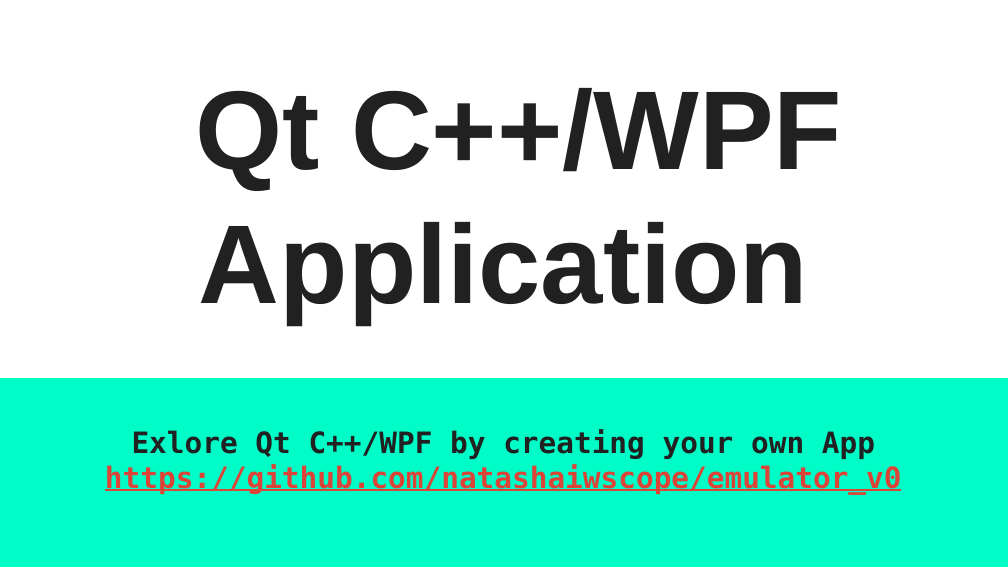
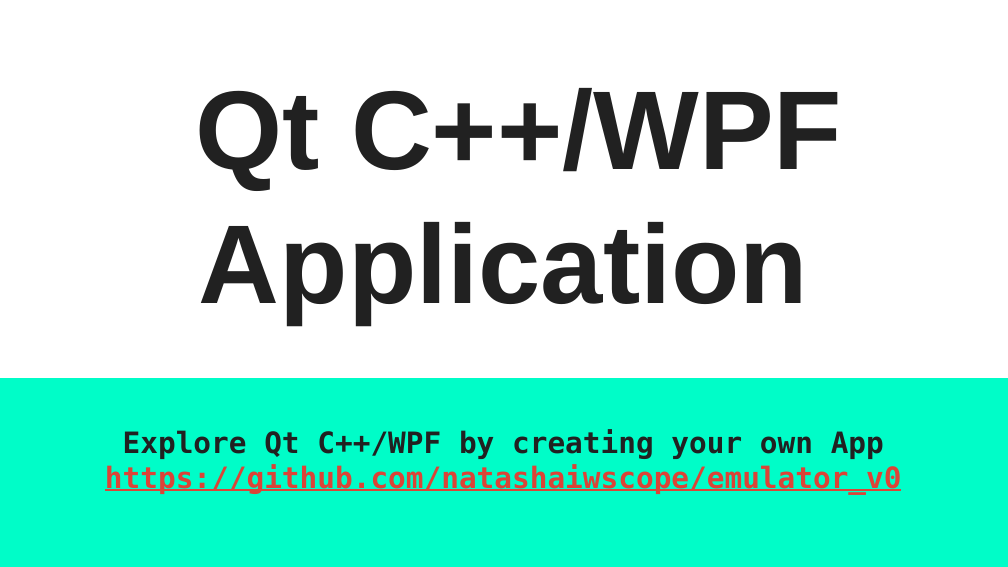
Before and after one commit to natashaiwscope/emulator_v0, a slide deck: slide 1 of ppt/CreateYourOwnApp.pptx. Drawn at 1008x567 pixels with LibreOffice and Linux fonts; fonts in the diff are those of the drawing. Boxes give left, top, right and bottom in pixels: in the first picture for what was removed or moved away, otherwise in the second. Text is boxed around its words. In the diff, an @@ line names an element or a change of style, - is before the commit and + after.

```diff
--- a/ppt/CreateYourOwnApp.pptx
+++ b/ppt/CreateYourOwnApp.pptx
@@ subtitle at box(123, 429, 884, 459): text changed @@
-Exlore Qt C++/WPF by creating your own App
+Explore Qt C++/WPF by creating your own App
```
Also in this commit, not shown: 5 other slides changed.
